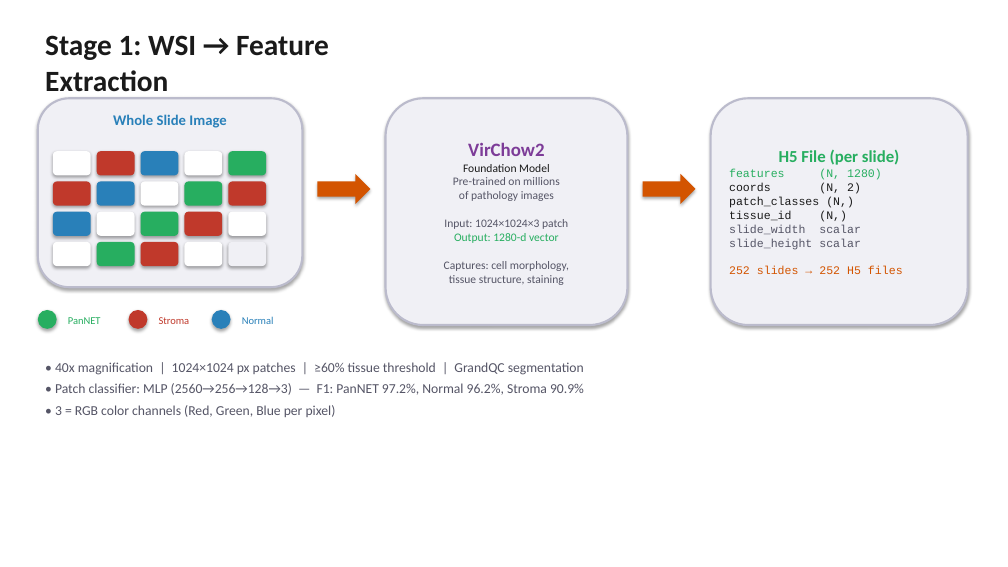
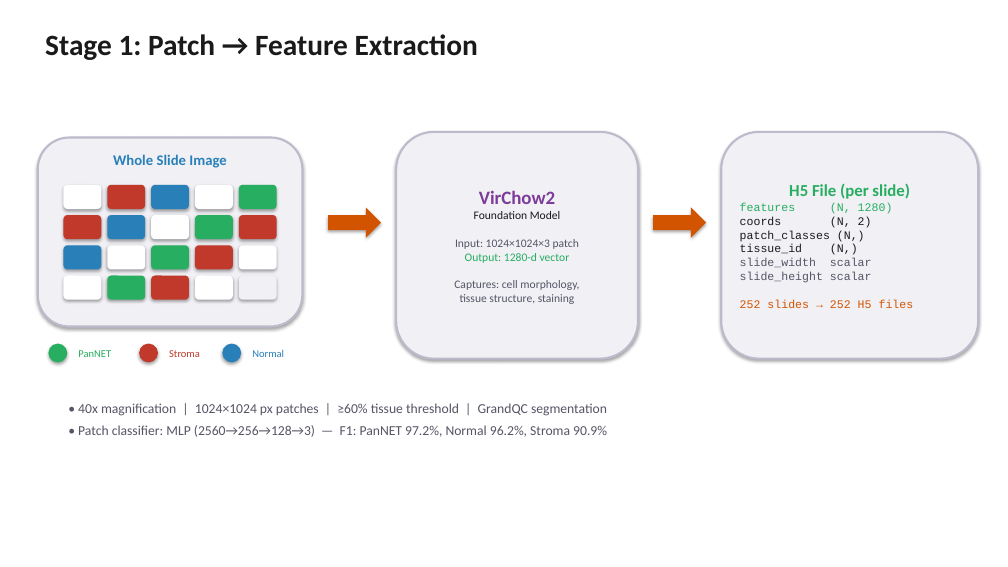
Before and after one commit to sinan-cakmak/pannet_pipeline, a slide deck: slide 4 of PanNET_Pipeline_Presentation.pptx. Drawn at 1008x567 pixels with LibreOffice and Linux fonts; fonts in the diff are those of the drawing. Boxes give left, top, right and bottom in pixels: in the first picture for what was removed or moved away, otherwise in the second. Text is boxed around its words. In the diff, an @@ line names an element or a change of style, - is before the commit and + after.

Commit message:
Add comprehensive pipeline guide for PanNET bipartite GNN
- Introduced `PIPELINE_GUIDE.md`, detailing the methodology, dataset, and processing stages for the PanNET bipartite GNN pipeline.
- Included sections on problem definition, dataset characteristics, core ideas, and step-by-step processing stages from WSI to graph construction.
- Updated `PanNET_Pipeline_Presentation.pptx` to reflect the latest changes in the pipeline documentation.

```diff
--- a/PanNET_Pipeline_Presentation.pptx
+++ b/PanNET_Pipeline_Presentation.pptx
@@ text at (45, 34, 478, 60): text changed @@
-Stage 1: WSI → Feature Extraction
+Stage 1: Patch → Feature Extraction
@@ rounded rectangle "Whole Slide Image": place and size @@
-rounded rectangle "Whole Slide Image" at (38, 98, 302, 287)
+rounded rectangle "Whole Slide Image" at (38, 138, 302, 327)
@@ text in rounded rectangle at (453, 177, 560, 201): paragraph removed @@
-Pre-trained on millions
-of pathology images
@@ 22 rounded rectangles, 3 texts, 3 ellipses, 2 right arrows: place and size @@
-22 rounded rectangles, 3 texts, 3 ellipses, 2 right arrows at (38, 98, 968, 329)
+22 rounded rectangles, 3 texts, 3 ellipses, 2 right arrows at (48, 132, 979, 362)
@@ text at (55, 405, 336, 417): paragraph removed @@
-• 3 = RGB color channels (Red, Green, Blue per pixel)
@@ text "• 40x magnification | 1024×1024 ...": place and size @@
-text "• 40x magnification | 1024×1024 ..." at (55, 362, 584, 417)
+text "• 40x magnification | 1024×1024 ..." at (78, 403, 607, 437)
```
Also in this commit, not shown: 4 other slides changed, 1 other file.
